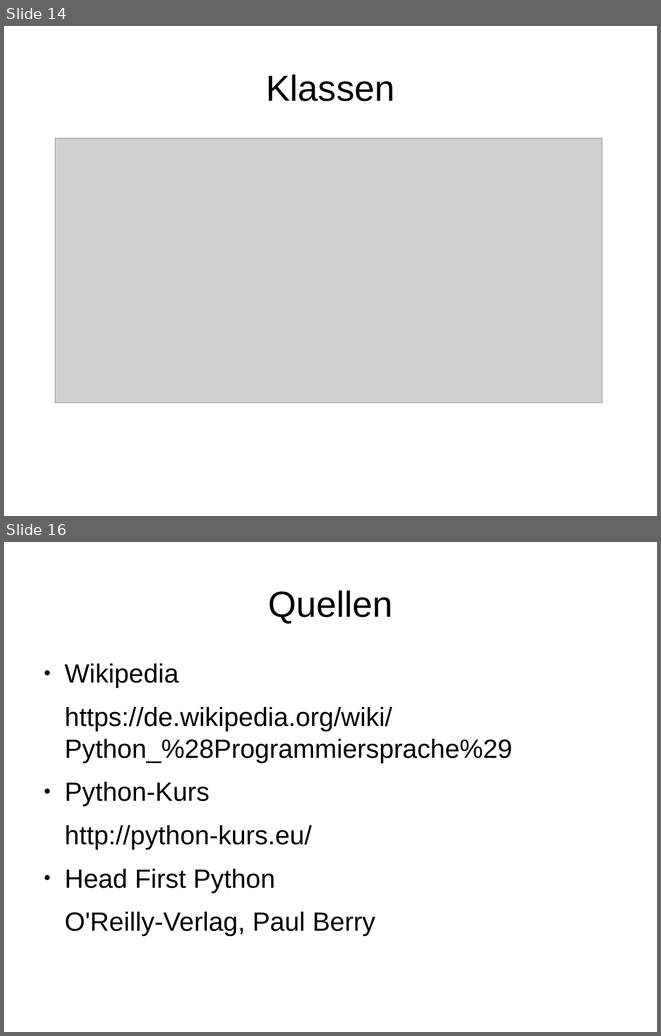
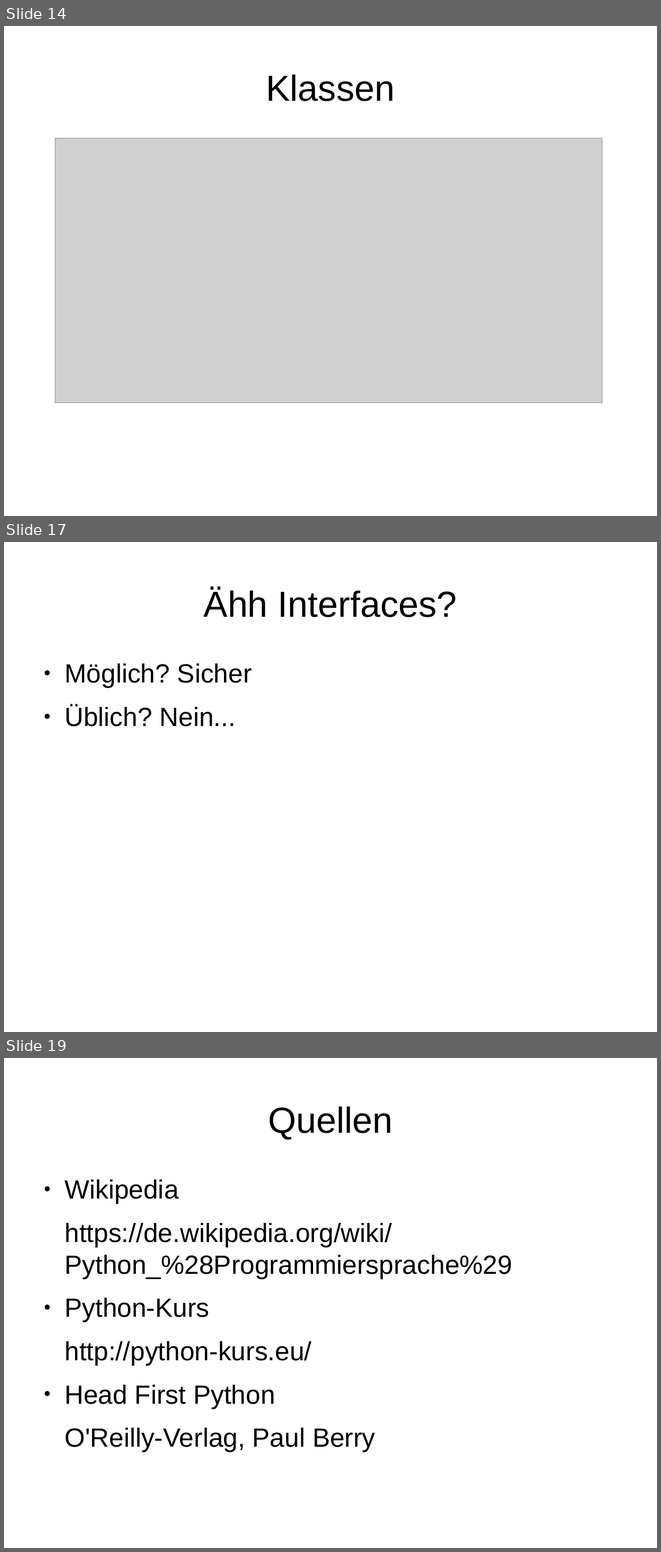
Before and after one commit to dbt0210/PythonPlayground, a slide deck: dropbox/vortrag.odp. Shown one above the other, each under a label of ours: slides 14 and 16 before the commit, slides 14, 17 and 19 after it; the slides between them are not shown. The pictures are 661x1036 and 661x1552 pixels, drawn with LibreOffice and Linux fonts; fonts in the diff are those of the drawing; grey boxes stand for pictures. Boxes give left, top, right and bottom in pixels: in the first picture for what was removed or moved away, otherwise in the second. Text is boxed around its words. In the diff, an @@ line names an element or a change of style, - is before the commit and + after.

```diff
--- a/dropbox/vortrag.odp
+++ b/dropbox/vortrag.odp
@@ slide 17 added at (4, 542, 657, 1032), background #FFFFFF @@
@@ title added at (204, 588, 457, 617), 44 pt, text #000000 @@
+Ähh Interfaces?
@@ text added at (64, 663, 252, 726), 32 pt, text #000000 @@
+● Möglich? Sicher
+● Üblich? Nein...
@@ what was slide 16 is now slide 19 @@
```
Also in this commit, not shown: 3 slides changed, 3 other slides added, 1 slide removed, 4 other files.
